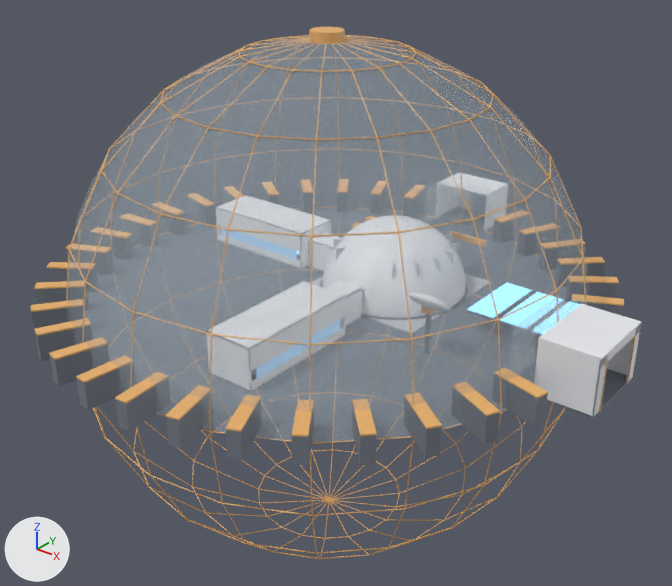
The glTF model Assets/_Project/Art/Models/Sketchfab/SM_MoonBase_Custom.glb, before and after one commit.
Both versions are drawn from a 50 mm lens placed at (50.5, -72.9, 42.1), pointed at (-3.4, -5.5, 0.4). Every picture has the same lights, and +X, +Y and +Z are marked at lower left. The first picture is the older version. Where no turn or scale is listed for an object, it has been applied to the vertices. Vertices at exactly the same position are counted once.

Objects in the first picture: 'AirE_Roof', 'AirE_W1', 'Glass_Hemisphere', 'Glass_Lattice', 'Ring_24', 'Ring_25', 'Ring_26', 'Ring_27', 'Ring_28', 'Ring_33', 'Ring_34' and 35 more.
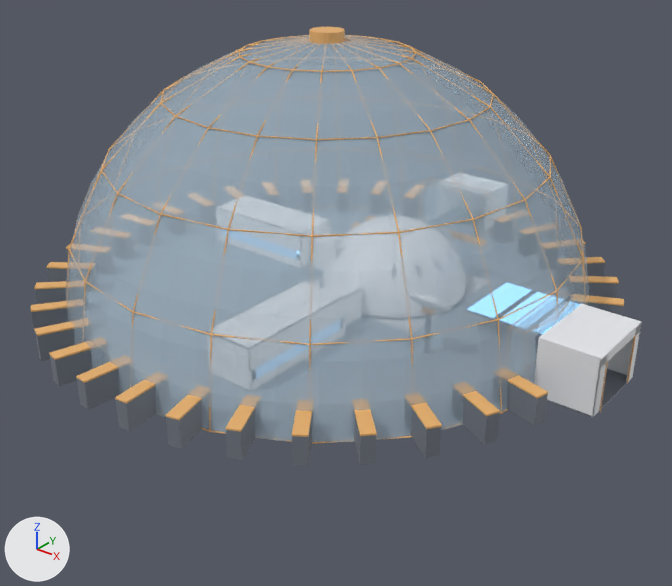
Where the change shows, as pixel boxes [x1, y1, x2, y2] in the pictures (672 x 586 px):
'Glass_Hemisphere', surface changed: [65, 35, 590, 442] in both
'Glass_Lattice', reshaped (22% shorter): before [68, 35, 585, 559]; after [68, 35, 585, 444]
part 1 of me_球体_002, cut back (mostly hidden afterwards): before [69, 251, 566, 559]; after [68, 249, 584, 432]

Edits to the bpy script that builds the scene:
```text
Change mat_mat_glassdome:
    mat_mat_glassdome.alpha: 0.16 -> 0.35
Change me_球体_002:
    used by ob_glass_lattice; location = (-4.0, -6.0, 0.0)
    remove me_球体_002.from_pydata(...)  # 13284 vertices, 27360 faces; spans x -26.2..26.2, y -26.2..26.2, z -26.2..26.2
    add me_球体_002.from_pydata(...)  # 7410 vertices, 15248 faces; spans x -26.2..25.5, y -26.2..25.5, z 0.0..26.2
    me_球体_002 part 1: 65 vertices moved within x -26.2..24.9, y -26.2..24.8, z 0.0..0.1; 6763 vertices removed from x -26.2..26.2, y -26.2..26.2, z -26.2..0.1; 889 vertices added at x -26.1..25.5, y -26.1..25.5, z 0.0..5.9
```
